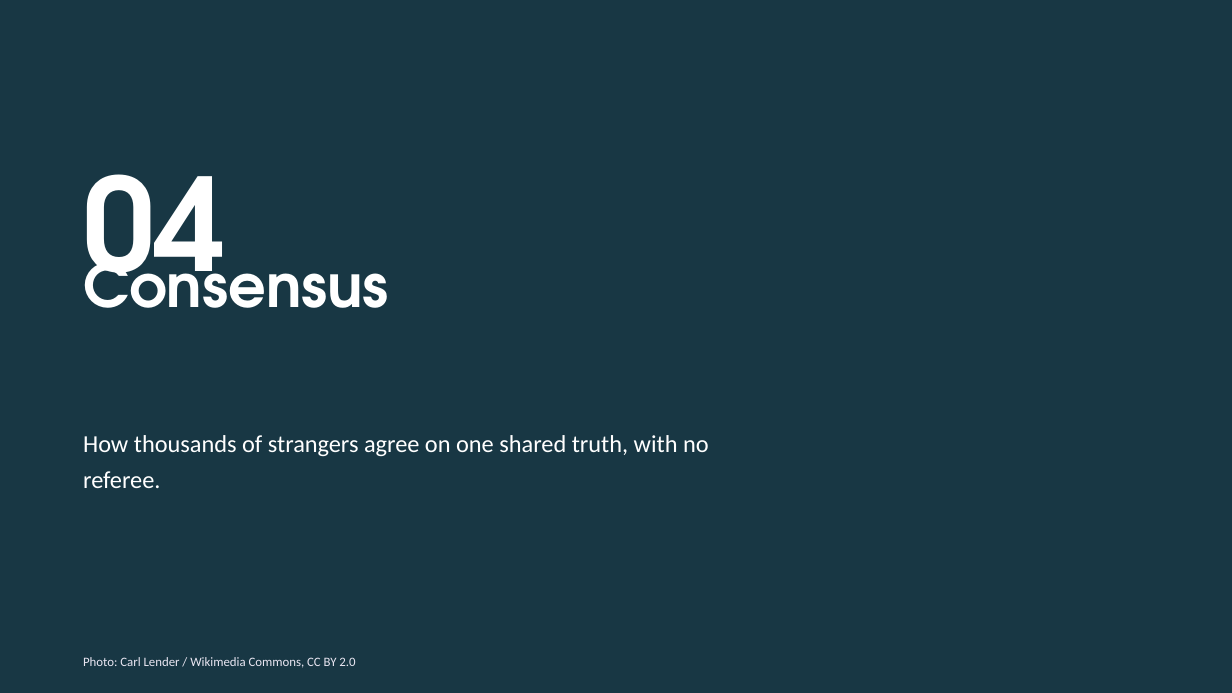
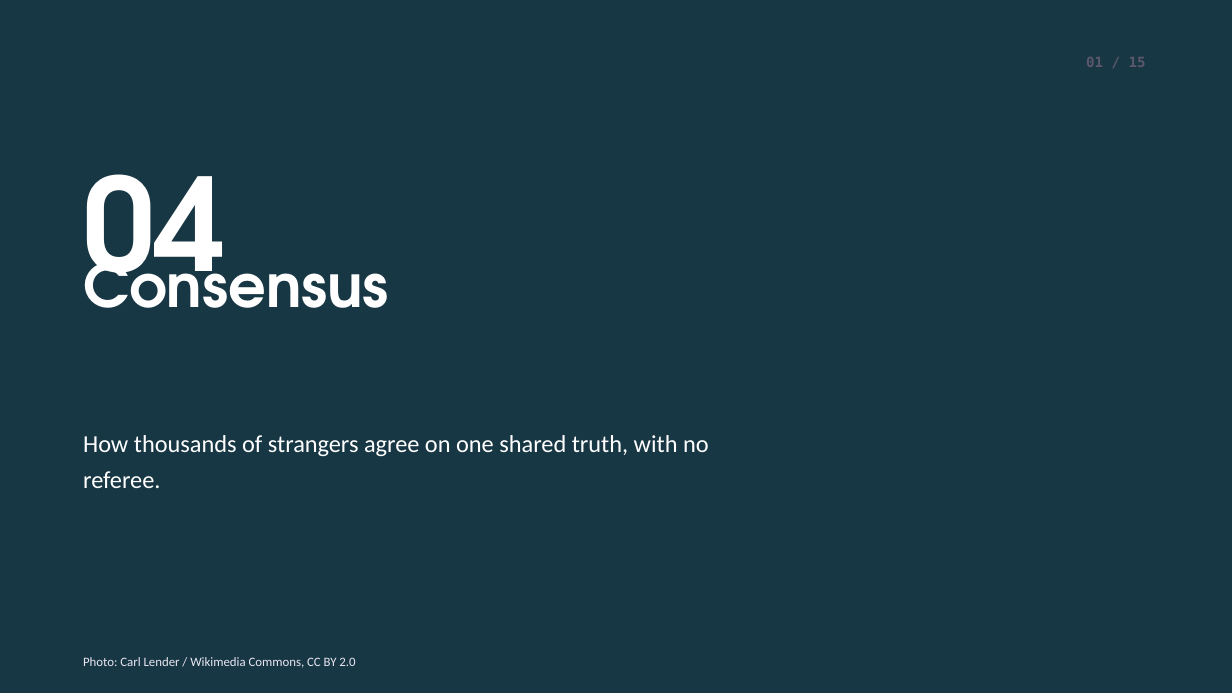
Before and after one commit to jadonamite/BlockchainCourse, a slide deck: slide 48 of curriculum/week-01/week01-slides.pptx (slide 16 before the commit). Drawn at 1232x693 pixels with LibreOffice and Linux fonts; fonts in the diff are those of the drawing; background and template pictures are left out; a plain dark background stands for a picture behind light text. Boxes give left, top, right and bottom in pixels: in the first picture for what was removed or moved away, otherwise in the second. Text is boxed around its words. In the diff, an @@ line names an element or a change of style, - is before the commit and + after.

```diff
--- a/curriculum/week-01/week01-slides.pptx
+++ b/curriculum/week-01/week01-slides.pptx
@@ text added at (1086, 57, 1146, 67), 11 pt, text #5C576E, bold @@
+01 / 15
```
Also in this commit, not shown: 9 other slides changed, 53 slides added, 12 slides removed.
